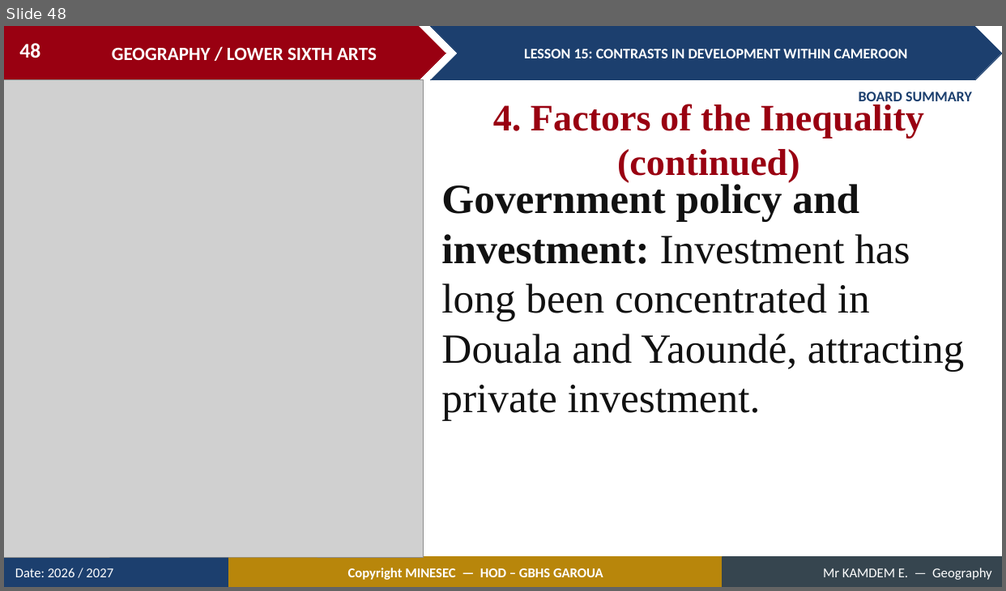
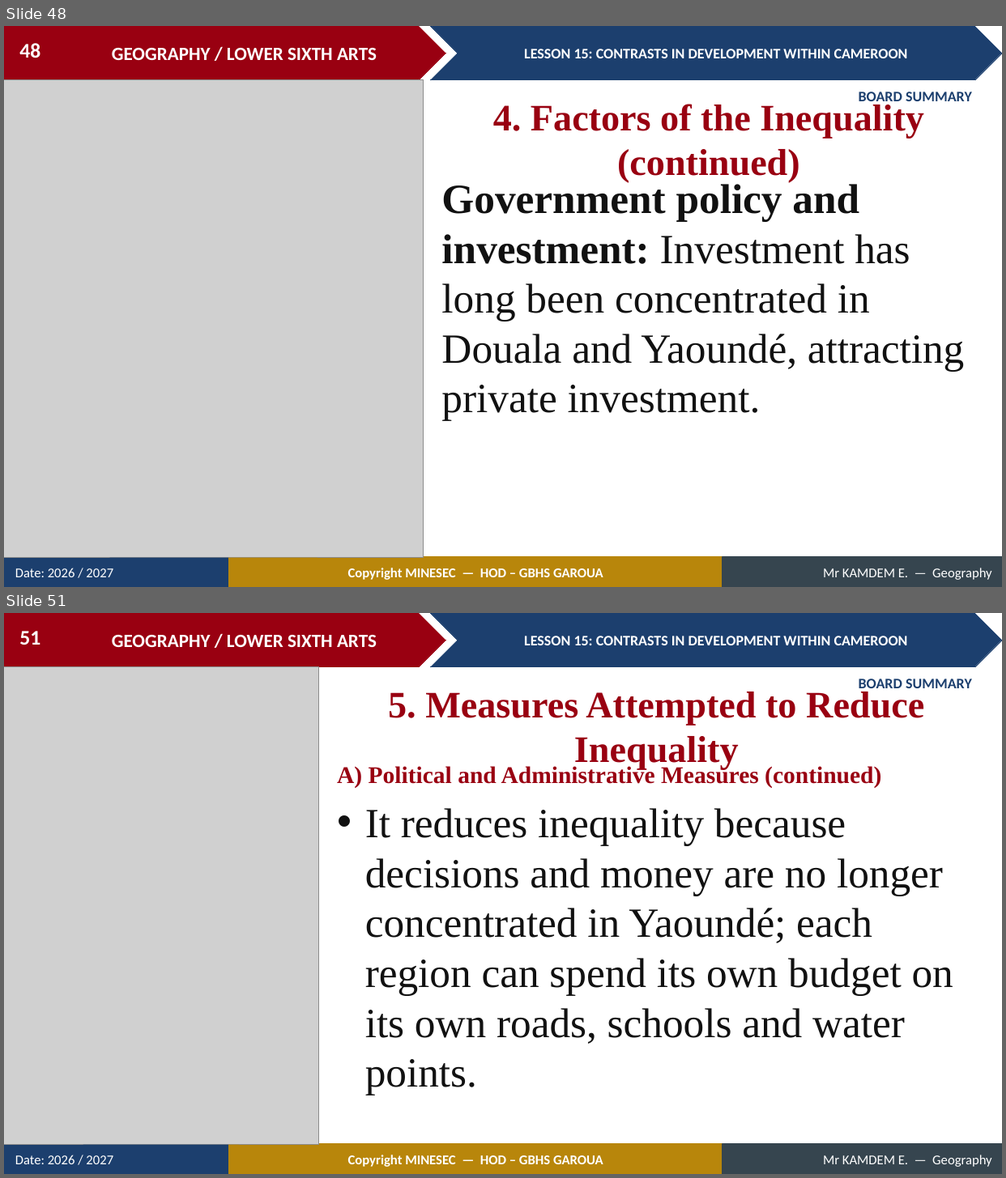
Before and after one commit to Berthautk/linea-github, a slide deck: lecons/LSA/Geography of Cameroon/15_LSA_CAM_L15_Contrasts_in_Development_within_Cameroon.pptx. Shown one above the other, each under a label of ours: slide 48 before the commit, slides 48 and 51 after it; the slides between them are not shown. The pictures are 1006x591 and 1006x1178 pixels, drawn with LibreOffice and Linux fonts; fonts in the diff are those of the drawing; grey boxes stand for pictures. Boxes give left, top, right and bottom in pixels: in the first picture for what was removed or moved away, otherwise in the second. Text is boxed around its words. In the diff, an @@ line names an element or a change of style, - is before the commit and + after.

```diff
--- a/lecons/LSA/Geography of Cameroon/15_LSA_CAM_L15_Contrasts_in_Development_within_Cameroon.pptx
+++ b/lecons/LSA/Geography of Cameroon/15_LSA_CAM_L15_Contrasts_in_Development_within_Cameroon.pptx
@@ slide 51 added at box(4, 613, 1002, 1174), background #FFFFFF; not listed: 9 template elements that a slide beside it also shows @@
@@ page number added at box(19, 631, 40, 645), 20 pt, text #FFFFFF, bold @@
+51
@@ picture added at box(4, 667, 318, 1144) @@
@@ text added at box(859, 679, 972, 692), 14 pt, text #1C3F6E, bold @@
+BOARD SUMMARY
@@ text added at box(388, 692, 924, 770), 36 pt, text #990011, bold @@
+5. Measures Attempted to Reduce Inequality
@@ text added at box(337, 764, 881, 788), 23 pt, text #990011, bold @@
+A) Political and Administrative Measures (continued)
@@ text added at box(365, 808, 953, 1096), 40 pt, text #111111 @@
+• It reduces inequality because decisions and money are no longer concentrated in Yaoundé; each region can spend its own budget on its own roads, schools and water points.
```
Also in this commit, not shown: 4 slides changed, 21 other slides added, 1 slide removed, 2 other files.
